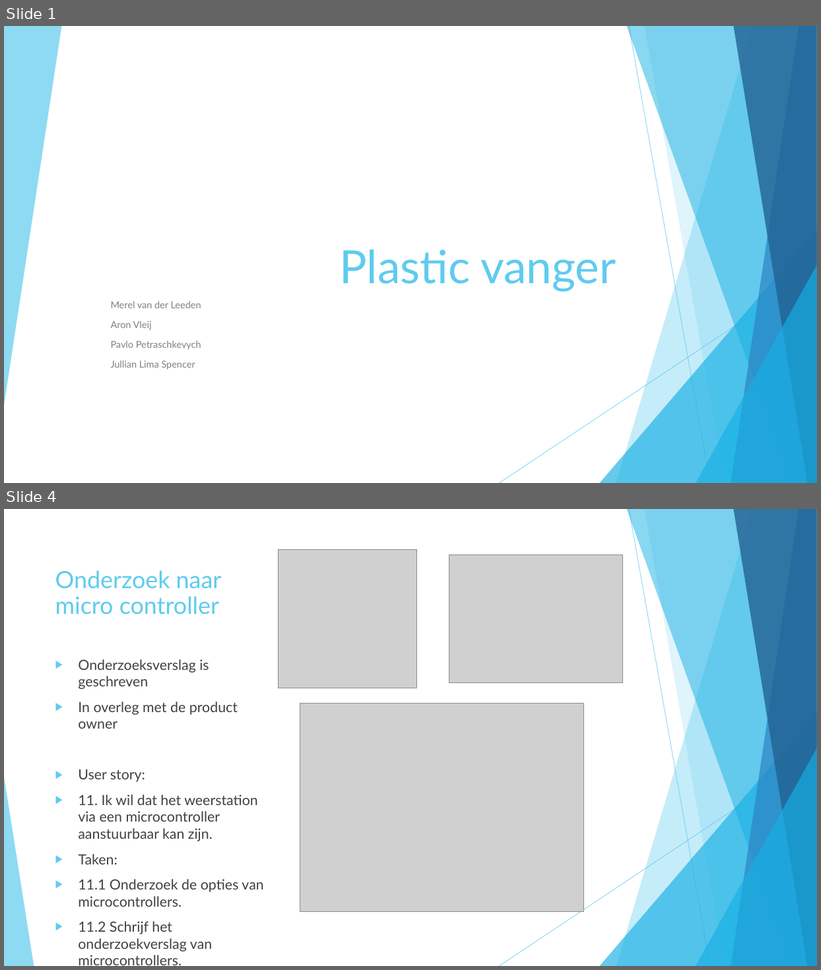
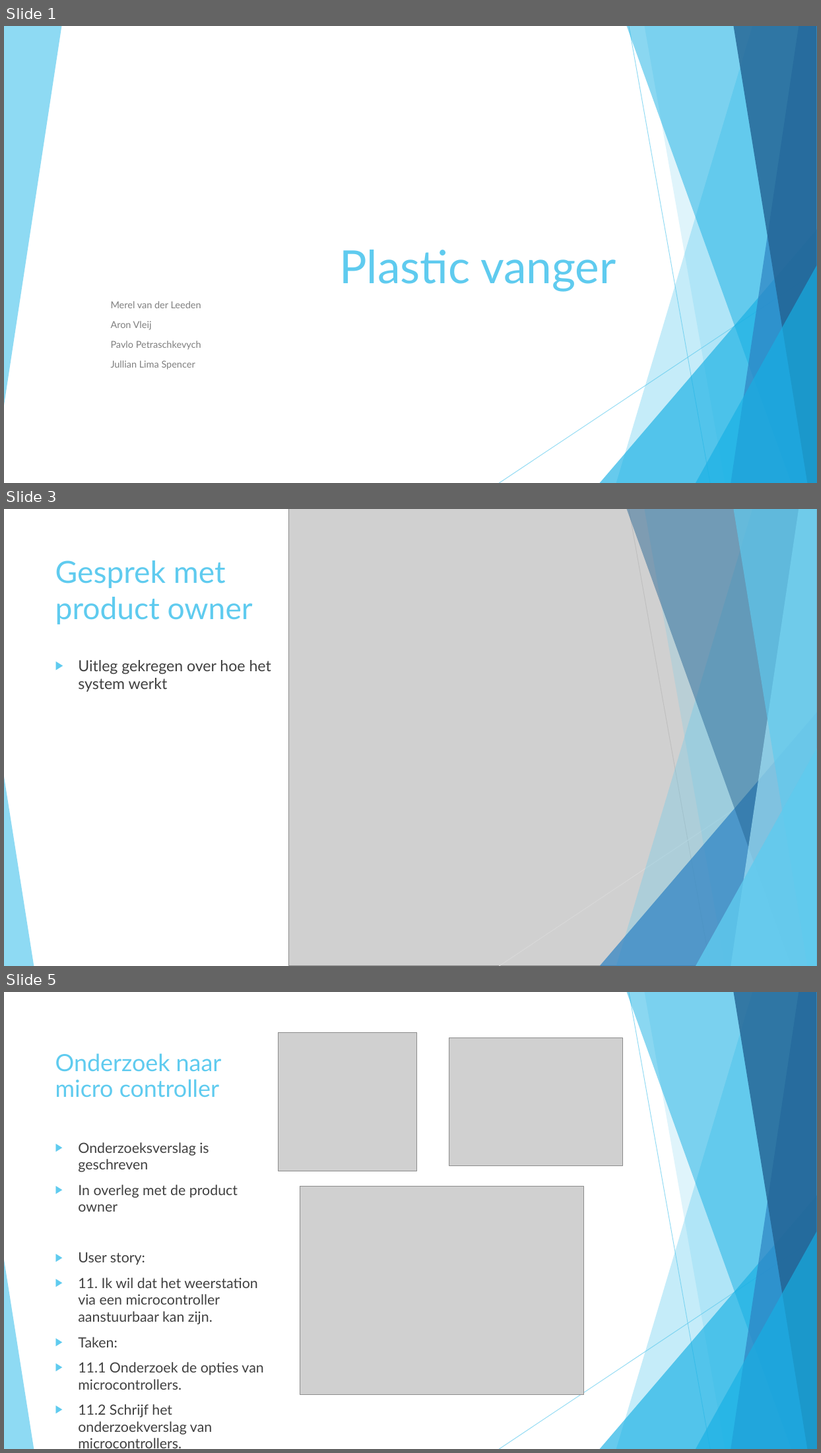
Before and after one commit to merelvdleeden/plastic_vanger, a slide deck: documentatie/scrum presentaties/sprint 1.pptx. Shown one above the other, each under a label of ours: slides 1 and 4 before the commit, slides 1, 3 and 5 after it; the slides between them are not shown. The pictures are 821x970 and 821x1453 pixels, drawn with LibreOffice and Linux fonts; fonts in the diff are those of the drawing; grey boxes stand for pictures. Boxes give left, top, right and bottom in pixels: in the first picture for what was removed or moved away, otherwise in the second. Text is boxed around its words. In the diff, an @@ line names an element or a change of style, - is before the commit and + after.

```diff
--- a/documentatie/scrum presentaties/sprint 1.pptx
+++ b/documentatie/scrum presentaties/sprint 1.pptx
@@ slide 3 added at (4, 509, 817, 966), background #FFFFFF; not listed: 10 template elements that a slide beside it also shows @@
@@ picture added at (289, 509, 817, 966) @@
@@ freeform shape added at (616, 509, 817, 966), fill #5FCBEF at 30% opacity @@
@@ freeform shape added at (627, 509, 817, 966), fill #226292 at 47% opacity @@
@@ line added from (629, 509) to (710, 966), #BFBFBF 0.75 pt @@
@@ freeform shape added at (644, 509, 817, 966), fill #5FCBEF at 20% opacity @@
@@ freeform shape added at (731, 509, 817, 966), fill #9FE0F5 at 70% opacity @@
@@ freeform shape added at (733, 509, 817, 966), fill #5FCBEF at 65% opacity @@
@@ title added at (55, 560, 253, 625), 36 pt, text #5FCBEF @@
+Gesprek met product owner
@@ text added at (78, 660, 271, 692), 18 pt, text #404040 @@
+▶ Uitleg gekregen over hoe het system werkt
@@ triangle added at (600, 712, 817, 966), fill #2E83C3 at 72% opacity @@
@@ line added from (817, 755) to (499, 966), #D9D9D9 0.75 pt @@
@@ triangle added at (696, 749, 817, 966), fill #5FCBEF at 80% opacity @@
@@ what was slide 4 is now slide 5 @@
```
Also in this commit, not shown: 2 slides changed, 1 other slide added, 1 slide removed, 2 other files.
